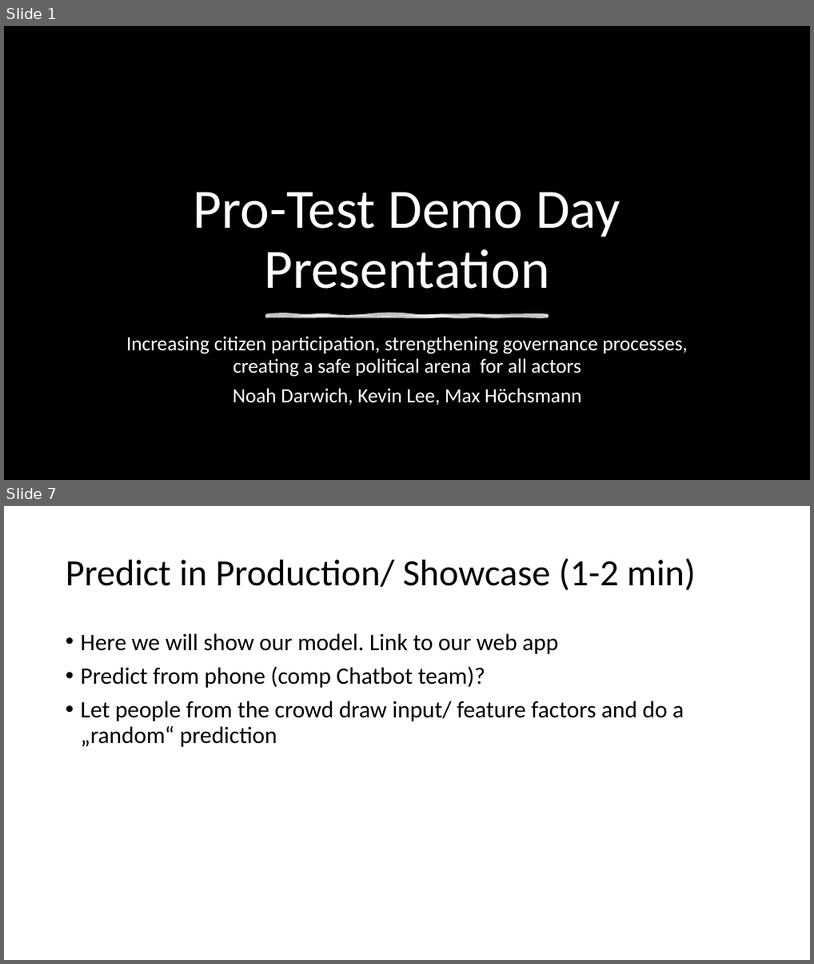
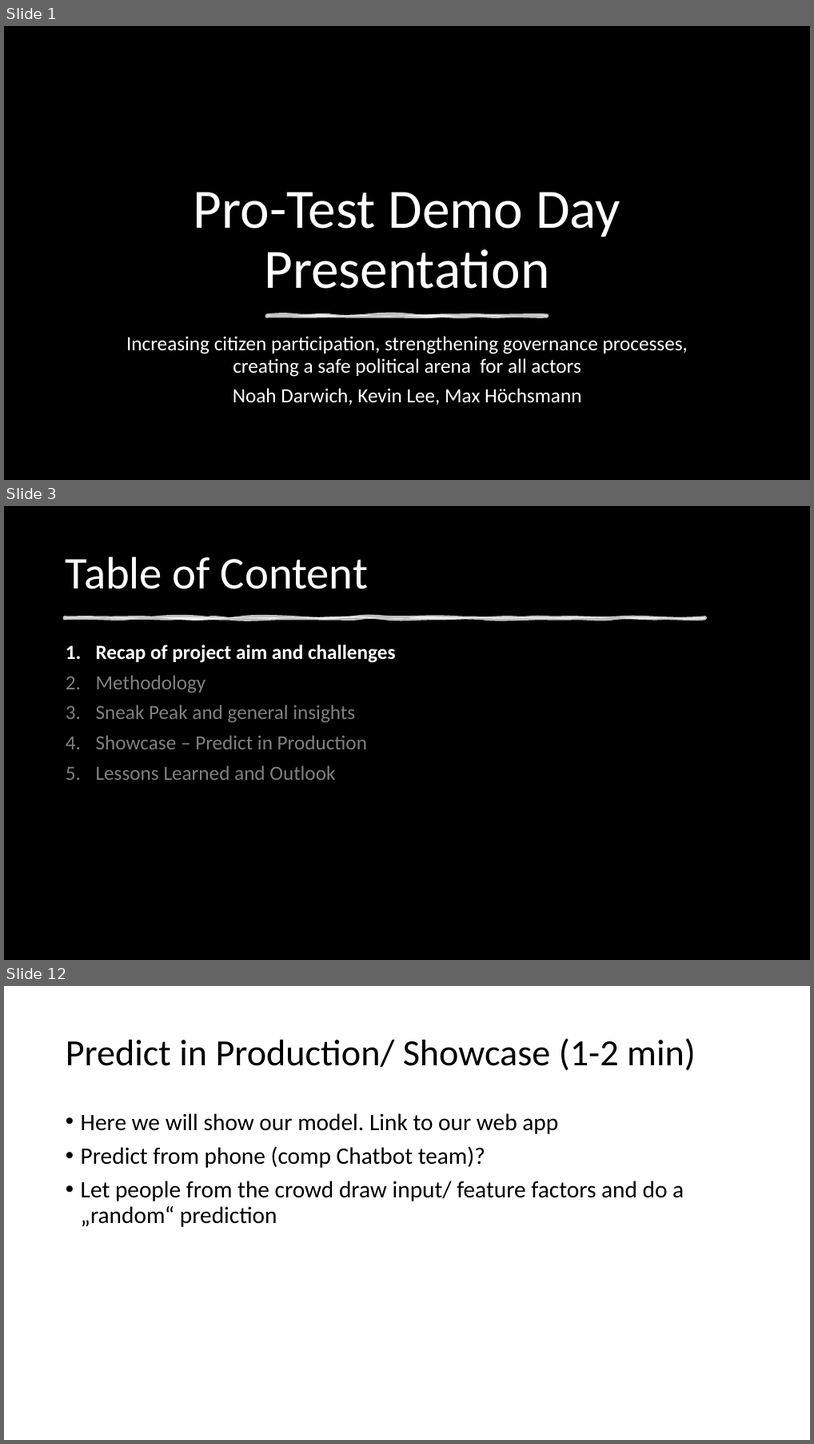
Before and after one commit to NoahDarwich/portest, a slide deck: Draft Pro-Test Demo Day Presentation.pptx. Shown one above the other, each under a label of ours: slides 1 and 7 before the commit, slides 1, 3 and 12 after it; the slides between them are not shown. The pictures are 814x964 and 814x1444 pixels, drawn with LibreOffice and Linux fonts; fonts in the diff are those of the drawing; background and template pictures are left out. Boxes give left, top, right and bottom in pixels: in the first picture for what was removed or moved away, otherwise in the second. Text is boxed around its words. In the diff, an @@ line names an element or a change of style, - is before the commit and + after.

```diff
--- a/Draft Pro-Test Demo Day Presentation.pptx
+++ b/Draft Pro-Test Demo Day Presentation.pptx
@@ slide 3 added at (x1=4, y1=506, x2=810, y2=960), background picture (left out) @@
@@ title added at (x1=66, y1=556, x2=368, y2=589), 54 pt, text #FFFFFF @@
+Table of Content
@@ freeform shape added at (x1=65, y1=617, x2=706, y2=619), fill #FFFFFF at 75% opacity, outline #FFFFFF 3.5 pt @@
@@ text added at (x1=96, y1=644, x2=395, y2=780), 24 pt, text #808080 @@
+1. Recap of project aim and challenges
+2. Methodology
+3. Sneak Peak and general insights
+4. Showcase – Predict in Production
+5. Lessons Learned and Outlook
@@ what was slide 7 is now slide 12 @@
```
Also in this commit, not shown: 4 slides changed, 5 other slides added.
